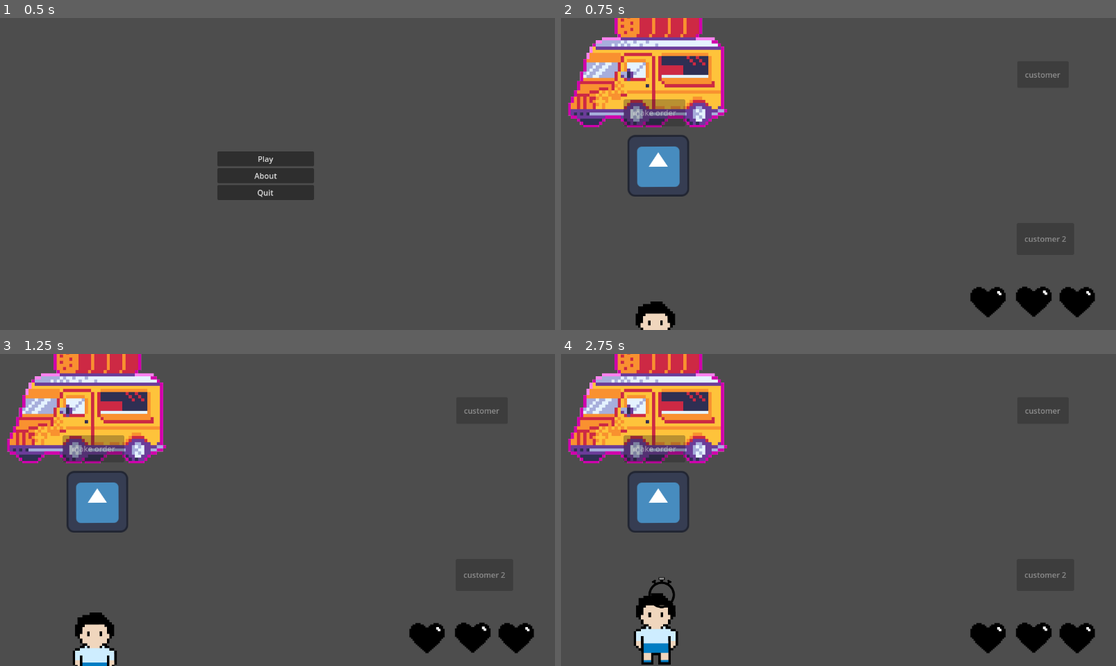
Above: before the commit, frames 1-4 (two rows, left to right).
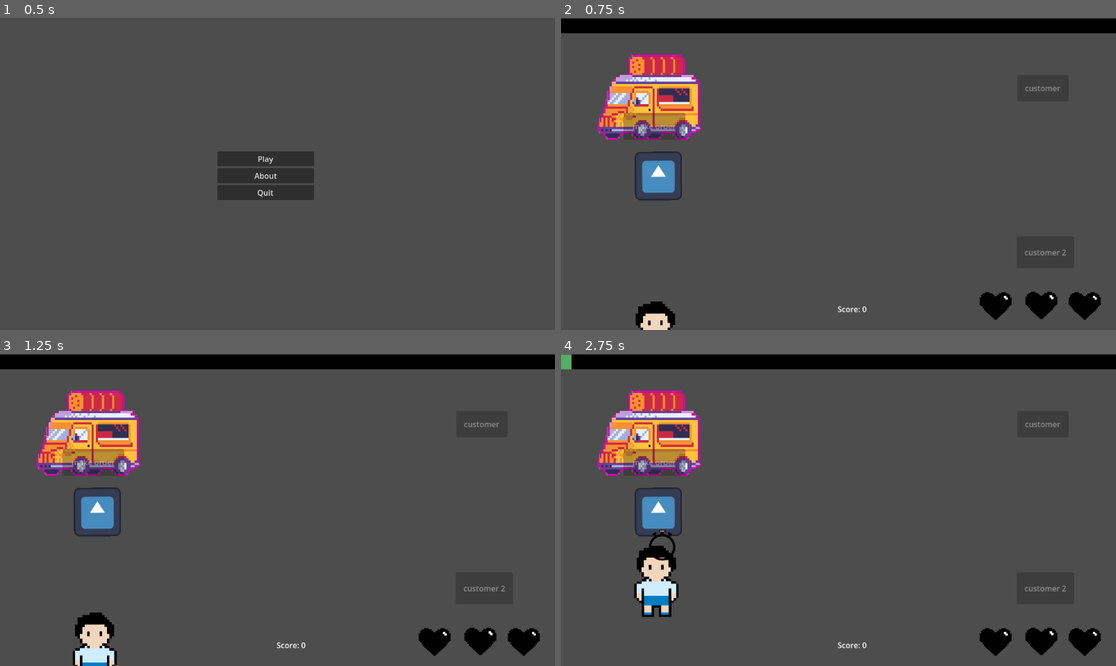
Above: after the commit, the same moments.

Repository: 1nitials/aram-makai
Game: Godot game, scene res://menu.tscn
Two runs of this game, one before a commit and one after it. Both use one fixed random seed, a clock stepped at 60 frames per second and the inputs below. The engine's default icon, where the game draws it, is replaced by a stand-in: a white triangle on a blue panel in a dark square.
Inputs (mouse positions are in pixels of both pictures, inside the frame that each line leads up to):
- Up to frame 1 (0.5 s): no input
- Up to frame 2 (0.75 s): click "Play" at 0.5 s
- Up to frame 3 (1.25 s): no input
- Up to frame 4 (2.75 s): move the mouse to (655, 647) at 1.27 s; press the mouse at (655, 647) at 1.28 s; move the mouse to (727, 525) at 2.02 s; release the mouse at (727, 525) at 2.03 s; click (727, 525) at 2.1 s

Frame 1 is identical in both runs. In frame 2, 15% of the frame differs, in the area x 0-100%, y 0-97%; in frame 3, 15%; in frame 4, 17%, in the area x 0-100%, y 0-100%.

Commit message:
after class sesh

Diff:
--- a/New folder/global.gd
+++ b/New folder/global.gd
@@ -20,3 +20,29 @@
 var total_customers = 0
 
 var lives = 3
+
+var paused = false
+var score = 0
+
+var customer_paid = 0
+
+func reset():
+	counter = 0
+	counter_2 = 0
+	total_customers = 0
+	lives = 3
+
+	score = 0
+
+	is_dragging = false
+	is_mouse_busy = false
+	dragged_objects = 0
+	is_forwards = true
+	is_free = true
+	customer_one_trigger = false
+	customer_two_trigger = false
+
+	in_table_one = false
+	in_table_two = false
+	table_one_dirty = false
+	table_two_dirty = false
--- a/New folder/lives.tscn
+++ b/New folder/lives.tscn
@@ -7,8 +7,8 @@
 script = ExtResource("1_m0f2m")
 
 [node name="Hearts" type="Sprite2D" parent="."]
-position = Vector2(892, 590)
-scale = Vector2(0.551282, 0.554688)
+position = Vector2(907.2, 597.792)
+scale = Vector2(0.5, 0.504)
 texture = ExtResource("2_i5u0v")
 hframes = 2
 vframes = 2
@@ -16,8 +16,8 @@
 region_rect = Rect2(48, 56, 312, 256)
 
 [node name="Hearts2" type="Sprite2D" parent="."]
-position = Vector2(987, 589)
-scale = Vector2(0.555801, 0.552277)
+position = Vector2(1002.2, 596.792)
+scale = Vector2(0.5, 0.504)
 texture = ExtResource("2_i5u0v")
 hframes = 2
 vframes = 2
@@ -25,8 +25,8 @@
 region_rect = Rect2(48, 56, 312, 256)
 
 [node name="Hearts3" type="Sprite2D" parent="."]
-position = Vector2(1077, 590)
-scale = Vector2(0.551282, 0.554688)
+position = Vector2(1092.2, 597.792)
+scale = Vector2(0.5, 0.504)
 texture = ExtResource("2_i5u0v")
 hframes = 2
 vframes = 2
--- a/New folder/main.gd
+++ b/New folder/main.gd
@@ -29,6 +29,9 @@
 @onready var eatingTimer_2: Timer = $"../../Eating2Timer"
 
 @onready var health = load("res://lives.tscn")
+@onready var score = load("res://score.tscn")
+@onready var progress_bar = load("res://progress_bar.tscn")
+@onready var pause_menu = $"../../Camera2D/MenuScreen"
 
 func _ready():
 	on = false
@@ -36,8 +39,16 @@
 	progress_ratio = 0
 	var tempHealth = health.instantiate()
 	add_child(tempHealth)
+	var tempScore = score.instantiate()
+	add_child(tempScore)
+	var tempBar = progress_bar.instantiate()
+	add_child(tempBar)
+	tempBar.progress_start()
 
 func _process(delta):
+
+	if Input.is_action_just_pressed("pause"):
+		pauseMenu()
 
 	#player going forwards
 	if global.is_forwards == true && on == true:
@@ -75,6 +86,15 @@
 		customer_two.text = "customer 2 (seated)"
 		global.counter_2 -= 1
 
+func pauseMenu():
+	if global.paused:
+		pause_menu.hide()
+		Engine.time_scale = 1
+	else:
+		pause_menu.show()
+		Engine.time_scale = 0
+
+	global.paused = !global.paused
 
 func _on_button_pressed():
 
@@ -82,14 +102,14 @@
 	#there is someone at the table,
 	#order hasn't been received
 	#or if they are currently not eating
-	if progress_ratio == 0 && global.in_table_one == true && order == false && eating_one == false:
+	if progress_ratio == 0 && global.in_table_one == true && order == false && eating_one == false && !global.paused:
 		on_switch()
 		buttons(0)
 		customer_one_trigger = true
 
 func _on_button_2_pressed():
 
-	if progress_ratio == 0 && global.in_table_two == true && order_two == false && eating_two == false:
+	if progress_ratio == 0 && global.in_table_two == true && order_two == false && eating_two == false && !global.paused:
 		on_switch()
 		buttons(0)
 		customer_two_trigger = true
@@ -97,7 +117,7 @@
 func _on_button_3_pressed():
 
 	#if anyone is ordering and there is no food, then make order
-	if (order == true || order_two == true) && food == 0:
+	if (order == true || order_two == true) && food == 0 && !global.paused:
 		buttons(0)
 		orderTimer.start()
 
@@ -115,6 +135,7 @@
 			print("customer paid")
 			customer_two.text = "customer 2 (dirty)"
 			global.table_two_dirty = true
+			global.customer_paid += 1
 		elif food == 1:
 			customer_two.text = "customer 2 (eating)"
 			order_button.text = "make order"
@@ -145,6 +166,7 @@
 			print("customer paid")
 			customer_one.text = "customer (dirty)"
 			global.table_one_dirty = true
+			global.customer_paid += 1
 
 		#if player has food on them
 		elif food == 1:
--- a/New folder/object.gd
+++ b/New folder/object.gd
@@ -8,6 +8,7 @@
 var offset: Vector2
 var initialPos: Vector2
 var forward = true
+var reached = false
 
 @export var speed = 0.5
 
@@ -26,11 +27,12 @@
 			add_child(timerInstance)
 			timerInstance.patience_start()
 			patienceInstantiated = true
+			reached = true
 	else:
 		forward = true
 
 	#dragging code
-	if draggable:
+	if draggable && !global.paused:
 		if Input.is_action_just_pressed("click") && global.dragged_objects == 0:
 			initialPos = global_position
 			offset = get_global_mouse_position() - global_position
@@ -89,18 +91,14 @@
 
 
 func _on_area_2d_mouse_entered():
-	if not global.is_dragging && global.is_mouse_busy == false:
+	if not global.is_dragging && global.is_mouse_busy == false && !global.paused && reached:
 		draggable = true
 		global.is_mouse_busy = true
 		scale = Vector2(1.025, 1.025)
 
 
 func _on_area_2d_mouse_exited():
-	if not global.is_dragging && global.is_mouse_busy == true:
+	if not global.is_dragging && global.is_mouse_busy == true && !global.paused && reached:
 		draggable = false
 		global.is_mouse_busy = false
 		scale = Vector2(1, 1)
-
-func remove():
-	print("works")
-	queue_free()
--- a/New folder/patience_animation.gd
+++ b/New folder/patience_animation.gd
@@ -22,3 +22,4 @@
 		print("Too late")
 		global.lives -= 1
 		get_parent().queue_free()
+		global.total_customers -= 1
--- /dev/null
+++ b/New folder/pause.gd
@@ -0,0 +1,14 @@
+extends Control
+
+@onready var main = $"../../Path2D/PathFollow2D"
+
+
+
+func _on_play_pressed():
+	main.pauseMenu()
+
+
+func _on_quit_pressed():
+	main.pauseMenu()
+	global.reset()
+	get_tree().change_scene_to_file("res://menu.tscn")
--- /dev/null
+++ b/New folder/pause.tscn
@@ -0,0 +1,38 @@
+[gd_scene load_steps=2 format=3 uid="uid://tre5e68r3exb"]
+
+[ext_resource type="Script" path="res://pause.gd" id="1_rsfnm"]
+
+[node name="MenuScreen" type="Control"]
+layout_mode = 3
+anchors_preset = 15
+anchor_right = 1.0
+anchor_bottom = 1.0
+offset_left = 145.0
+offset_top = 146.0
+offset_right = 145.0
+offset_bottom = 146.0
+grow_horizontal = 2
+grow_vertical = 2
+script = ExtResource("1_rsfnm")
+
+[node name="MarginContainer" type="MarginContainer" parent="."]
+top_level = true
+layout_mode = 0
+offset_left = 480.0
+offset_top = 250.0
+offset_right = 681.0
+offset_bottom = 351.0
+
+[node name="VBoxContainer" type="VBoxContainer" parent="MarginContainer"]
+layout_mode = 2
+
+[node name="Play" type="Button" parent="MarginContainer/VBoxContainer"]
+layout_mode = 2
+text = "Resume"
+
+[node name="Quit" type="Button" parent="MarginContainer/VBoxContainer"]
+layout_mode = 2
+text = "Quit"
+
+[connection signal="pressed" from="MarginContainer/VBoxContainer/Play" to="." method="_on_play_pressed"]
+[connection signal="pressed" from="MarginContainer/VBoxContainer/Quit" to="." method="_on_quit_pressed"]
--- a/New folder/platform.gd
+++ b/New folder/platform.gd
@@ -1,4 +1,5 @@
 extends StaticBody2D
+
 
 
 func _process(delta):
--- /dev/null
+++ b/New folder/progress_bar.gd
@@ -0,0 +1,11 @@
+extends Node
+
+@onready var progressTimer: Timer = $ProgressTimer
+@onready var progressBar: TextureProgressBar = $TextureProgressBar
+
+func progress_start():
+	progressTimer.start()
+
+
+func _on_progress_timer_timeout():
+	progressBar.value += 0.5
--- /dev/null
+++ b/New folder/progress_bar.tscn
@@ -0,0 +1,21 @@
+[gd_scene load_steps=4 format=3 uid="uid://bvvfqo8n66e7l"]
+
+[ext_resource type="Texture2D" uid="uid://dopv5ext6u4f5" path="res://rec002.png" id="1_cowe1"]
+[ext_resource type="Script" path="res://progress_bar.gd" id="1_ovobm"]
+[ext_resource type="Texture2D" uid="uid://kwvq5qwq66q7" path="res://rec001.png" id="2_uw0mj"]
+
+[node name="Node" type="Node"]
+script = ExtResource("1_ovobm")
+
+[node name="TextureProgressBar" type="TextureProgressBar" parent="."]
+offset_left = -0.999999
+offset_top = 1.0
+offset_right = 1199.0
+offset_bottom = 101.0
+scale = Vector2(0.961947, 0.3053)
+texture_under = ExtResource("1_cowe1")
+texture_progress = ExtResource("2_uw0mj")
+
+[node name="ProgressTimer" type="Timer" parent="."]
+
+[connection signal="timeout" from="ProgressTimer" to="." method="_on_progress_timer_timeout"]
--- a/New folder/project.godot
+++ b/New folder/project.godot
@@ -30,6 +30,11 @@
 "events": [Object(InputEventMouseButton,"resource_local_to_scene":false,"resource_name":"","device":-1,"window_id":0,"a …(253 unchanged characters)…
 ]
 }
+pause={
+"deadzone": 0.5,
+"events": [Object(InputEventKey,"resource_local_to_scene":false,"resource_name":"","device":0,"window_id":0,"alt_pressed":false,"shift_pressed":false,"ctrl_pressed":false,"meta_pressed":false,"pressed":false,"keycode":0,"physical_keycode":4194305,"key_label":0,"unicode":0,"echo":false,"script":null)
+]
+}
 
 [rendering]
 
--- a/New folder/scene_1.tscn
+++ b/New folder/scene_1.tscn
@@ -1,6 +1,7 @@
-[gd_scene load_steps=9 format=3 uid="uid://b025jb4me8wpl"]
+[gd_scene load_steps=10 format=3 uid="uid://b025jb4me8wpl"]
 
 [ext_resource type="Script" path="res://main.gd" id="1_12eqn"]
+[ext_resource type="PackedScene" uid="uid://tre5e68r3exb" path="res://pause.tscn" id="1_hsqs2"]
 [ext_resource type="Texture2D" uid="uid://cn24qdtg6nq7m" path="res://icon.svg" id="2_qj3ad"]
 [ext_resource type="Script" path="res://CustomerSpawner.gd" id="4_ihf12"]
 [ext_resource type="Script" path="res://platform.gd" id="5_4u3ay"]
@@ -24,26 +25,31 @@
 anchor_mode = 0
 editor_draw_limits = true
 
+[node name="MenuScreen" parent="Camera2D" instance=ExtResource("1_hsqs2")]
+visible = false
+
 [node name="Path2D" type="Path2D" parent="."]
+position = Vector2(0.199997, 27.5)
 curve = SubResource("Curve2D_8nxn8")
 
 [node name="PathFollow2D" type="PathFollow2D" parent="Path2D"]
-position = Vector2(849.981, 123.458)
+position = Vector2(201, 309)
 rotation = -0.00540535
-progress = 845.389
 rotates = false
 loop = false
 script = ExtResource("1_12eqn")
 
 [node name="Icon" type="Sprite2D" parent="Path2D/PathFollow2D"]
-position = Vector2(1.01073, -1.99445)
+position = Vector2(1.06507, -8.4522)
+scale = Vector2(0.764488, 0.79067)
 texture = ExtResource("2_qj3ad")
 
 [node name="Button" type="Button" parent="."]
-offset_left = 947.0
-offset_top = 90.0
-offset_right = 1054.0
-offset_bottom = 145.0
+offset_left = 947.2
+offset_top = 117.5
+offset_right = 1054.2
+offset_bottom = 172.5
+pivot_offset = Vector2(-503, 243)
 text = "customer"
 
 [node name="StaticBody2D" type="StaticBody2D" parent="Button" groups=["customer_one", "dropable"]]
@@ -51,15 +57,16 @@
 script = ExtResource("5_4u3ay")
 
 [node name="CollisionShape2D" type="CollisionShape2D" parent="Button/StaticBody2D" groups=["dropable"]]
-position = Vector2(1001, 117)
+position = Vector2(1003.8, 119.5)
 shape = SubResource("RectangleShape2D_neyi7")
 debug_color = Color(0, 0.6, 0.701961, 0.419608)
 
 [node name="Button2" type="Button" parent="."]
-offset_left = 946.0
-offset_top = 426.0
-offset_right = 1065.0
-offset_bottom = 492.0
+offset_left = 946.2
+offset_top = 453.5
+offset_right = 1065.2
+offset_bottom = 519.5
+pivot_offset = Vector2(-502, -93)
 text = "customer 2"
 
 [node name="StaticBody2D" type="StaticBody2D" parent="Button2" groups=["customer_two", "dropable"]]
@@ -67,8 +74,28 @@
 script = ExtResource("5_4u3ay")
 
 [node name="CollisionShape2D" type="CollisionShape2D" parent="Button2/StaticBody2D" groups=["dropable"]]
-position = Vector2(1005.5, 459)
+position = Vector2(1006.8, 457.5)
 shape = SubResource("RectangleShape2D_ov7u1")
+
+[node name="CustomerSpawner" type="Node2D" parent="."]
+script = ExtResource("4_ihf12")
+
+[node name="Timer" type="Timer" parent="CustomerSpawner"]
+wait_time = 5.0
+autostart = true
+
+[node name="FoodTruck" type="Sprite2D" parent="."]
+position = Vector2(184.2, 164.5)
+scale = Vector2(0.261669, 0.287805)
+texture = ExtResource("5_7bntc")
+
+[node name="Button3" type="Button" parent="."]
+offset_left = 130.2
+offset_top = 196.5
+offset_right = 258.2
+offset_bottom = 252.5
+pivot_offset = Vector2(314, 164)
+text = "make order"
 
 [node name="CustomerTimer" type="Timer" parent="."]
 one_shot = true
@@ -91,32 +118,13 @@
 [node name="SeatingTimer" type="Timer" parent="."]
 one_shot = true
 
-[node name="CustomerSpawner" type="Node2D" parent="."]
-script = ExtResource("4_ihf12")
-
-[node name="Timer" type="Timer" parent="CustomerSpawner"]
-wait_time = 5.0
-autostart = true
-
-[node name="FoodTruck" type="Sprite2D" parent="."]
-position = Vector2(180, 104)
-scale = Vector2(0.4, 0.4)
-texture = ExtResource("5_7bntc")
-
-[node name="Button3" type="Button" parent="."]
-offset_left = 130.0
-offset_top = 169.0
-offset_right = 258.0
-offset_bottom = 225.0
-text = "make order"
-
 [connection signal="pressed" from="Button" to="Path2D/PathFollow2D" method="_on_button_pressed"]
 [connection signal="pressed" from="Button2" to="Path2D/PathFollow2D" method="_on_button_2_pressed"]
+[connection signal="timeout" from="CustomerSpawner/Timer" to="CustomerSpawner" method="_on_timer_timeout"]
+[connection signal="pressed" from="Button3" to="Path2D/PathFollow2D" method="_on_button_3_pressed"]
 [connection signal="timeout" from="CustomerTimer" to="Path2D/PathFollow2D" method="_on_customer_timer_timeout"]
 [connection signal="timeout" from="SpawnTimer" to="CustomerSpawner" method="_on_spawn_timer_timeout"]
 [connection signal="timeout" from="OrderTimer" to="Path2D/PathFollow2D" method="_on_order_timer_timeout"]
 [connection signal="timeout" from="Eating2Timer" to="Path2D/PathFollow2D" method="_on_eating_2_timer_timeout"]
 [connection signal="timeout" from="EatingTimer" to="Path2D/PathFollow2D" method="_on_eating_timer_timeout"]
 [connection signal="timeout" from="SeatingTimer" to="Path2D/PathFollow2D" method="_on_seating_timer_timeout"]
-[connection signal="timeout" from="CustomerSpawner/Timer" to="CustomerSpawner" method="_on_timer_timeout"]
-[connection signal="pressed" from="Button3" to="Path2D/PathFollow2D" method="_on_button_3_pressed"]
--- /dev/null
+++ b/New folder/score.gd
@@ -0,0 +1,10 @@
+extends Node
+
+@onready var score: Label = $Label
+
+func _process(delta):
+	if global.customer_paid > 0:
+		while(global.customer_paid > 0):
+			global.score += 1
+			score.text = "Score: %s" % global.score
+			global.customer_paid -= 1
--- /dev/null
+++ b/New folder/score.tscn
@@ -0,0 +1,16 @@
+[gd_scene load_steps=2 format=3 uid="uid://ccoxeg4sgmk4n"]
+
+[ext_resource type="Script" path="res://score.gd" id="1_cd4tp"]
+
+[node name="Node" type="Node"]
+script = ExtResource("1_cd4tp")
+
+[node name="Label" type="Label" parent="."]
+anchors_preset = -1
+anchor_right = 1.0
+anchor_bottom = 1.0
+offset_left = 574.0
+offset_top = 593.0
+offset_right = -517.0
+offset_bottom = -32.0
+text = "Score: 0"
Binary file added: New folder/rec001.png
Not shown, added: New folder/rec001.png.import
Binary file added: New folder/rec002.png
Not shown, added: New folder/rec002.png.import
